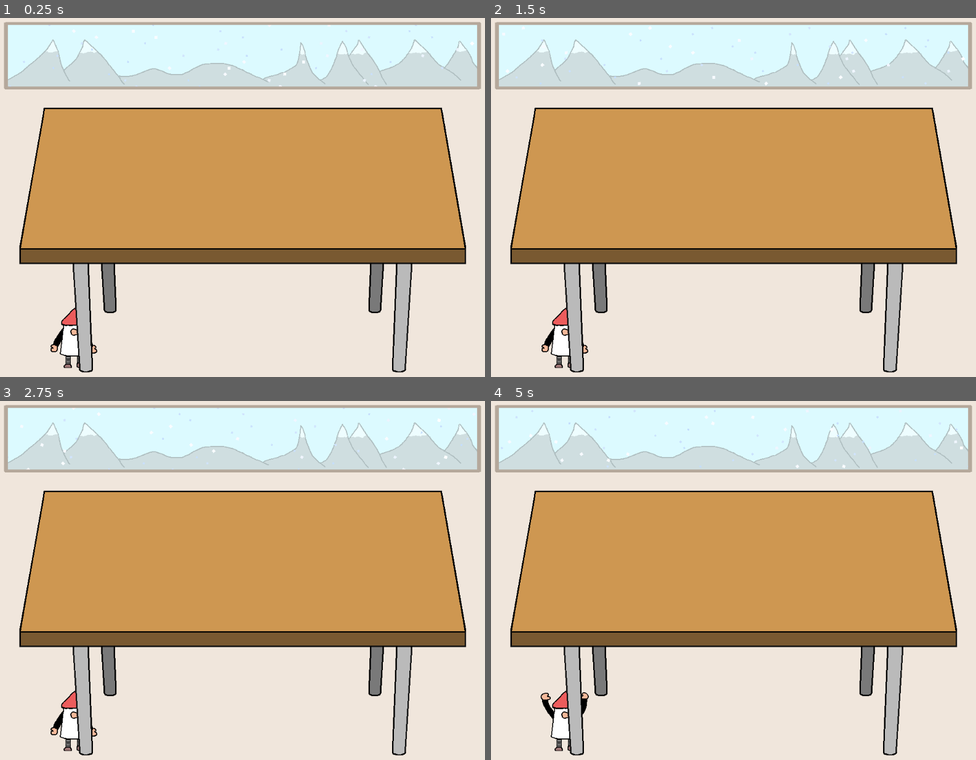
Above: before the commit, frames 1-4 (two rows, left to right).
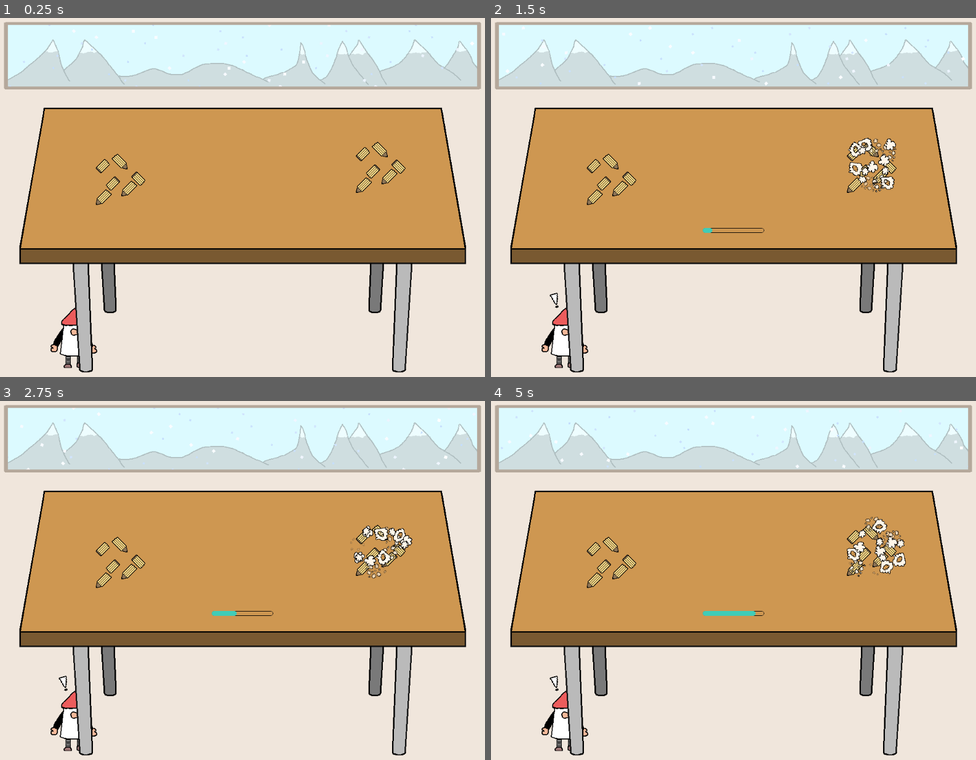
Above: after the commit, the same moments.

Repository: sterco-raro/cozy-winter-jam-2025
Game: Godot game, scene res://Scenes/main.tscn
The game is run twice, just before and just after one commit, with the same random seed, the same clock (stepped at 60 frames per second) and the same inputs.
Inputs (mouse positions are in pixels of both pictures, inside the frame that each line leads up to):
- Up to frame 1 (0.25 s): no input
- Up to frame 2 (1.5 s): tap Enter at 0.5 s; move the mouse to (840, 179) at 0.52 s; click (840, 179) at 0.67 s; move the mouse to (636, 215) at 1.27 s; click (636, 215) at 1.42 s
- Up to frame 3 (2.75 s): move the mouse to (291, 497) at 2.02 s; click (291, 497) at 2.17 s
- Up to frame 4 (5 s): move the mouse to (709, 652) at 2.77 s; click (709, 652) at 2.92 s; move the mouse to (879, 634) at 3.52 s; click (879, 634) at 3.67 s; tap R (reset) at 4.15 s; move the mouse to (588, 523) at 4.27 s; click (588, 523) at 4.42 s

The runs differ from the first frame. In frame 1, 0.8% of the frame differs, in the area x 19-84%, y 34-53%; in frame 2, 1.5%; in frame 3, 1.4%; in frame 4, 1.9%, in the area x 10-86%, y 32-94%.

Commit message:
Almost finished with the 'game' main structure

Diff:
--- a/Autoloads/event_bus.gd
+++ b/Autoloads/event_bus.gd
@@ -1,6 +1,10 @@
 extends Node
 
+#region GLOBALS
+var action_in_progress: bool = false
+#endregion
+
 #region DATA SIGNALS
-signal task_start(id: int, title: String)
-signal task_end(id: int, title: String)
+signal task_start(id: int)
+signal task_end(id: int)
 #endregion
--- /dev/null
+++ b/Scenes/decoration.gd
@@ -0,0 +1,44 @@
+class_name Decoration extends Node2D
+
+#region SIGNALS
+signal vfx_start()
+signal vfx_stop()
+#endregion
+
+#region EXPORT
+@export
+var texture: Texture
+@export_category("Particles")
+@export
+var amount: int = 8
+@export_range(1, 100)
+var emission_box_x: int = 1
+@export_range(1, 100)
+var emission_box_y: int = 1
+#endregion
+
+#region ONREADY
+@onready
+var _sprite: Sprite2D = $Sprite2D
+@onready
+var _particles: GPUParticles2D = $Sparkles
+#endregion
+
+func _ready() -> void:
+	vfx_start.connect(_on_vfx_start)
+	vfx_stop.connect(_on_vfx_stop)
+	# Hide sprite at startup
+	_sprite.visible = false
+	_sprite.texture = texture
+	# Amount of particles to spawn
+	_particles.amount = amount
+	# Emission shape
+	var material: ParticleProcessMaterial = _particles.process_material
+	material.emission_box_extents = Vector3(emission_box_x, emission_box_y, 1)
+
+func _on_vfx_start() -> void:
+	_particles.emitting = true
+
+func _on_vfx_stop() -> void:
+	_sprite.visible = true
+	_particles.emitting = false
--- /dev/null
+++ b/Scenes/decoration.tscn
@@ -0,0 +1,43 @@
+[gd_scene load_steps=7 format=3 uid="uid://c11moj128sim1"]
+
+[ext_resource type="Script" path="res://Scenes/decoration.gd" id="1_6j72c"]
+[ext_resource type="Texture2D" uid="uid://cwu34mn7xuux" path="res://Assets/Graphics/stars.png" id="2_2hgna"]
+
+[sub_resource type="CanvasItemMaterial" id="CanvasItemMaterial_joa6k"]
+particles_animation = true
+particles_anim_h_frames = 5
+particles_anim_v_frames = 1
+particles_anim_loop = false
+
+[sub_resource type="Gradient" id="Gradient_s0frp"]
+offsets = PackedFloat32Array(0, 0.781132, 1)
+colors = PackedColorArray(1, 1, 1, 1, 1, 1, 1, 1, 1, 1, 1, 0)
+
+[sub_resource type="GradientTexture1D" id="GradientTexture1D_bcjac"]
+gradient = SubResource("Gradient_s0frp")
+
+[sub_resource type="ParticleProcessMaterial" id="ParticleProcessMaterial_ut0va"]
+lifetime_randomness = 0.2
+particle_flag_disable_z = true
+emission_shape = 3
+emission_box_extents = Vector3(1, 1, 1)
+radial_velocity_min = 10.0
+radial_velocity_max = 10.0
+gravity = Vector3(0, -98, 0)
+radial_accel_min = 5.0
+radial_accel_max = 10.0
+color_ramp = SubResource("GradientTexture1D_bcjac")
+anim_speed_min = 1.0
+anim_speed_max = 1.0
+
+[node name="Decoration" type="Node2D"]
+script = ExtResource("1_6j72c")
+
+[node name="Sprite2D" type="Sprite2D" parent="."]
+
+[node name="Sparkles" type="GPUParticles2D" parent="."]
+material = SubResource("CanvasItemMaterial_joa6k")
+emitting = false
+process_material = SubResource("ParticleProcessMaterial_ut0va")
+texture = ExtResource("2_2hgna")
+lifetime = 0.8
--- a/Scenes/gnome.gd
+++ b/Scenes/gnome.gd
@@ -1,4 +1,9 @@
 class_name MagicGnome extends Node2D
+
+#region SIGNALS
+signal magic_start()
+signal magic_end()
+#endregion
 
 #region ONREADY
 @onready
@@ -6,13 +11,12 @@
 @onready
 var _sprite_magic: Sprite2D = $SpriteMagic
 @onready
+var _sprite_exclamation: Sprite2D = $SpriteExclamationMark
+@onready
 var _timer: Timer  = $MagicTimer
 @onready
 var _sounds: AudioStreamPlayer = $MagicSFX
 #endregion
-
-signal magic_start()
-signal magic_end()
 
 func _ready() -> void:
 	magic_start.connect(_on_magic_start)
@@ -20,6 +24,9 @@
 func toggle_sprite() -> void:
 	_sprite_idle.visible = not _sprite_idle.visible
 	_sprite_magic.visible = not _sprite_magic.visible
+
+func show_exclamation_mark(value: bool) -> void:
+	_sprite_exclamation.visible = value
 
 func _on_magic_start():
 	toggle_sprite()
--- a/Scenes/interactable.gd
+++ b/Scenes/interactable.gd
@@ -3,15 +3,19 @@
 # Identity
 @export
 var id: int
+
+# Sprites
+@export_category("Sprites")
 @export
-var title: String
+var texture_broken: Texture
+@export
+var texture_fixed: Texture
 
 # Status
 var _active: bool = false
 var _action_complete: bool = false
 
 #region ONREADY PROPS
-
 # Sprites
 @onready
 var _sprite_broken: Sprite2D = $SpriteBroken
@@ -32,6 +36,9 @@
 func _ready() -> void:
 	_progress.min_value = 0
 	_progress.max_value = _timer.wait_time
+	# Assign sprites
+	_sprite_broken.texture = texture_broken
+	_sprite_fixed.texture = texture_fixed
 
 func _process(_delta: float) -> void:
 	if not _timer.paused:
@@ -42,24 +49,22 @@
 	_sprite_fixed.visible = not _sprite_fixed.visible
 
 func _on_area_2d_input_event(_viewport: Node, event: InputEvent, _shape_idx: int) -> void:
-	if not _active and not _action_complete:
+	if not EventBus.action_in_progress and not _action_complete:
 		if event is InputEventMouseButton:
 			if event.button_index == MouseButton.MOUSE_BUTTON_LEFT:
-				_active = true
 				# Start task
 				_timer.start()
 				_sounds.play()
 				_particles.emitting = true
 				_progress.visible = true
-				EventBus.task_start.emit(id, title)
+				EventBus.task_start.emit(id)
 
 func _on_timer_timeout() -> void:
 	# Task complete
-	_active = false
 	_action_complete = true
 	if _sounds.playing:
 		_sounds.stop()
 	_particles.emitting = false
 	_progress.visible = false
 	toggle_sprite()
-	EventBus.task_end.emit(id, title)
+	EventBus.task_end.emit(id)
--- a/Scenes/interactable.tscn
+++ b/Scenes/interactable.tscn
@@ -77,7 +77,6 @@
 amount = 18
 process_material = SubResource("ParticleProcessMaterial_gxcam")
 texture = ExtResource("4_eyybv")
-fixed_fps = 60
 
 [node name="Timer" type="Timer" parent="."]
 wait_time = 5.0
--- a/Scenes/main.gd
+++ b/Scenes/main.gd
@@ -2,46 +2,124 @@
 
 #region PROPS
 var action_in_progress: bool = false
+
+var active_decoration: Decoration
+var decorations: Array[Decoration]
+
+var interactables: Array[Interactable]
+
+var prefab_interactable: PackedScene = preload("res://Scenes/interactable.tscn")
+
+var items_data = [
+	[ "res://Assets/Graphics/pencils-broken.png", "res://Assets/Graphics/pencils-fixed.png"]
+]
 #endregion
 
 #region ONREADY
 @onready
 var gnome: MagicGnome = $Gnome
+@onready
+var gnome_surprised_timer: Timer = $Gnome/SurpriseTimer
+@onready
+var _interactables_container: Node2D = $Objects
 #endregion
 
 #region DATA
-const up_left: Vector2 = Vector2(-380, -140)
-const up_right: Vector2 = Vector2(380, -140)
-const bot_left: Vector2 = Vector2(-400, 80)
-const bot_right: Vector2 = Vector2(400, 80)
+const LEFT_X: int = -320
+const LEFT_Y: int = -80
+const RIGHT_X: int = 320
+const RIGHT_Y: int = 60
 #endregion
 
 func _ready() -> void:
 	EventBus.task_start.connect(_on_task_start)
 	EventBus.task_end.connect(_on_task_end)
 
+	decorations.append($Decoration1)
+	decorations.append($Decoration2)
+	decorations.shuffle()
+
+	# Spawn random interactable objects
+	reset()
+
 func _process(_delta: float) -> void:
 	# Close the game
 	if Input.is_action_just_released("quit"):
 		get_tree().quit()
 
-	# Restart
-	if Input.is_action_just_released("reset"):
-		reset()
+	## Restart
+	#if Input.is_action_just_released("reset"):
+		#action_in_progress = true
+		#gnome.toggle_exclamation_mark()
+		#gnome.magic_start.emit()
+		#if decorations.size() > 0:
+			#active_decoration = decorations.pop_back()
+			#active_decoration.vfx_start.emit()
+
+	# Ending condition
+	# TODO block processing and show ending screen
+	#if not EventBus.action_in_progress and decorations.size() == 0:
+		#print("YAY")
+		#get_tree().paused = true
 
 func reset() -> void:
-	print_debug("RESET")
-	gnome.magic_start.emit()
+	var x: int
+	var y: int
+	var obj: Interactable
+	# One object for each available reward
+	for i in range(decorations.size()):
+		# Choose random object position
+		x = randi_range(LEFT_X, RIGHT_X)
+		y = randi_range(LEFT_Y, RIGHT_Y)
+		while (not is_valid_spawn_point(Vector2(x, y))):
+			x = randi_range(LEFT_X, RIGHT_X)
+			y = randi_range(LEFT_Y, RIGHT_Y)
+		# Instantiate prefab
+		obj = prefab_interactable.instantiate() as Interactable
+		obj.id = i
+		obj.position = Vector2(x, y)
 
-func _on_task_start(id: int, title: String) -> void:
-	action_in_progress = true
-	# TODO add exclamation mark above gnome's head
+		var texture = ImageTexture.new()
+		var data = items_data.pick_random()
+		obj.texture_broken = texture.create_from_image(Image.load_from_file(data[0]))
+		obj.texture_fixed = texture.create_from_image(Image.load_from_file(data[1]))
 
-func _on_task_end(id: int, title: String) -> void:
-	action_in_progress = false
-	# TODO remove exclamation mark above gnome's head
-	# TODO choose decoration and activate popup vfx and sfx
+		interactables.append(obj)
+
+		# Add to scene tree
+		_interactables_container.add_child(obj)
+
+func is_valid_spawn_point(point: Vector2) -> bool:
+	# Ensure that the distance between each interactable object is >= 64
+	for i in range(interactables.size()):
+		if interactables[i].position.distance_to(point) < 64:
+			return false
+	return true
+
+func _on_task_start(id: int) -> void:
+	EventBus.action_in_progress = true
+	gnome.show_exclamation_mark(true)
+
+func _on_task_end(id: int) -> void:
+	gnome.show_exclamation_mark(false)
+	# TODO add different decorations
+	if decorations.size() > 0:
+		active_decoration = decorations.pop_back()
+		active_decoration.vfx_start.emit()
 	gnome.magic_start.emit()
 
 func _on_gnome_magic_end() -> void:
-	pass # Replace with function body.
+	EventBus.action_in_progress = false
+	if active_decoration:
+		active_decoration.vfx_stop.emit()
+	active_decoration = null
+
+func _on_area_2d_input_event(_viewport: Node, event: InputEvent, _shape_idx: int) -> void:
+	if not EventBus.action_in_progress and event is InputEventMouseButton:
+		if event.button_index == MouseButton.MOUSE_BUTTON_LEFT:
+			gnome.show_exclamation_mark(true)
+			gnome_surprised_timer.start()
+
+func _on_surprise_timer_timeout() -> void:
+	if not EventBus.action_in_progress:
+		gnome.show_exclamation_mark(false)
--- a/Scenes/main.tscn
+++ b/Scenes/main.tscn
@@ -9,7 +9,10 @@
 [ext_resource type="Script" path="res://Scenes/gnome.gd" id="5_sdo1f"]
 [ext_resource type="Texture2D" uid="uid://rd5usoaww6po" path="res://Assets/Graphics/gnome-magic.png" id="6_puo3o"]
 [ext_resource type="AudioStream" uid="uid://dup6l4pcclh4l" path="res://Assets/Audio/wind-during-snow-storm-2-17562.mp3" id="6_ufcmc"]
+[ext_resource type="Texture2D" uid="uid://xderqa2f6i7o" path="res://Assets/Graphics/exclamation-mark.png" id="8_4oyq0"]
 [ext_resource type="AudioStream" uid="uid://dcwkxtketskvh" path="res://Assets/Audio/christmas-bells-04-279696.mp3" id="8_grmal"]
+[ext_resource type="PackedScene" uid="uid://c11moj128sim1" path="res://Scenes/decoration.tscn" id="9_3ub6o"]
+[ext_resource type="Texture2D" uid="uid://dy3d3o0hv03na" path="res://Assets/Graphics/present.png" id="10_8u3li"]
 
 [sub_resource type="ShaderMaterial" id="ShaderMaterial_qmqem"]
 shader = ExtResource("3_lx0so")
@@ -25,6 +28,9 @@
 shader_parameter/wave_rotation = 0.2
 shader_parameter/far_color = Color(0.764122, 0.861918, 0.989129, 1)
 shader_parameter/near_color = Color(1, 1, 1, 1)
+
+[sub_resource type="RectangleShape2D" id="RectangleShape2D_j77xf"]
+size = Vector2(95, 126)
 
 [node name="Main" type="Node2D"]
 script = ExtResource("1_gppg3")
@@ -47,6 +53,7 @@
 [node name="Gnome" type="Node2D" parent="."]
 position = Vector2(-350, 291)
 script = ExtResource("5_sdo1f")
+metadata/_edit_group_ = true
 
 [node name="SpriteIdle" type="Sprite2D" parent="Gnome"]
 texture = ExtResource("5_8xajt")
@@ -57,12 +64,44 @@
 texture = ExtResource("6_puo3o")
 metadata/_edit_lock_ = true
 
+[node name="SpriteExclamationMark" type="Sprite2D" parent="Gnome"]
+visible = false
+position = Vector2(-20, -76)
+rotation = -0.261799
+texture = ExtResource("8_4oyq0")
+
 [node name="MagicTimer" type="Timer" parent="Gnome"]
 wait_time = 4.0
 one_shot = true
 
 [node name="MagicSFX" type="AudioStreamPlayer" parent="Gnome"]
 stream = ExtResource("8_grmal")
+
+[node name="Area2D" type="Area2D" parent="Gnome"]
+
+[node name="CollisionShape2D" type="CollisionShape2D" parent="Gnome/Area2D"]
+position = Vector2(-0.5, 1)
+shape = SubResource("RectangleShape2D_j77xf")
+
+[node name="SurpriseTimer" type="Timer" parent="Gnome"]
+wait_time = 0.3
+one_shot = true
+
+[node name="Decoration1" parent="." instance=ExtResource("9_3ub6o")]
+position = Vector2(237, 307)
+texture = ExtResource("10_8u3li")
+amount = 12
+emission_box_x = 60
+emission_box_y = 30
+metadata/_edit_lock_ = true
+
+[node name="Decoration2" parent="." instance=ExtResource("9_3ub6o")]
+position = Vector2(-196, 203)
+texture = ExtResource("10_8u3li")
+amount = 12
+emission_box_x = 60
+emission_box_y = 30
+metadata/_edit_lock_ = true
 
 [node name="Desk" type="Node2D" parent="."]
 position = Vector2(0, -20)
@@ -77,6 +116,8 @@
 [node name="CollisionPolygon2D" type="CollisionPolygon2D" parent="Desk/Area2D"]
 polygon = PackedVector2Array(-400, -152, -445, 118, 449, 116, 401, -154)
 
+[node name="Objects" type="Node2D" parent="."]
+
 [node name="Camera2D" type="Camera2D" parent="."]
 metadata/_edit_lock_ = true
 
@@ -87,3 +128,5 @@
 
 [connection signal="magic_end" from="Gnome" to="." method="_on_gnome_magic_end"]
 [connection signal="timeout" from="Gnome/MagicTimer" to="Gnome" method="_on_magic_timer_timeout"]
+[connection signal="input_event" from="Gnome/Area2D" to="." method="_on_area_2d_input_event"]
+[connection signal="timeout" from="Gnome/SurpriseTimer" to="." method="_on_surprise_timer_timeout"]
Binary file added: Assets/Graphics/exclamation-mark.png
Not shown, added: Assets/Graphics/exclamation-mark.png.import
Binary file added: Assets/Graphics/present.png
Not shown, added: Assets/Graphics/present.png.import
Binary file added: Assets/Graphics/stars.png
Not shown, added: Assets/Graphics/stars.png.import
Not shown: 1 places in Scenes/main.tscn that only renumber resources
